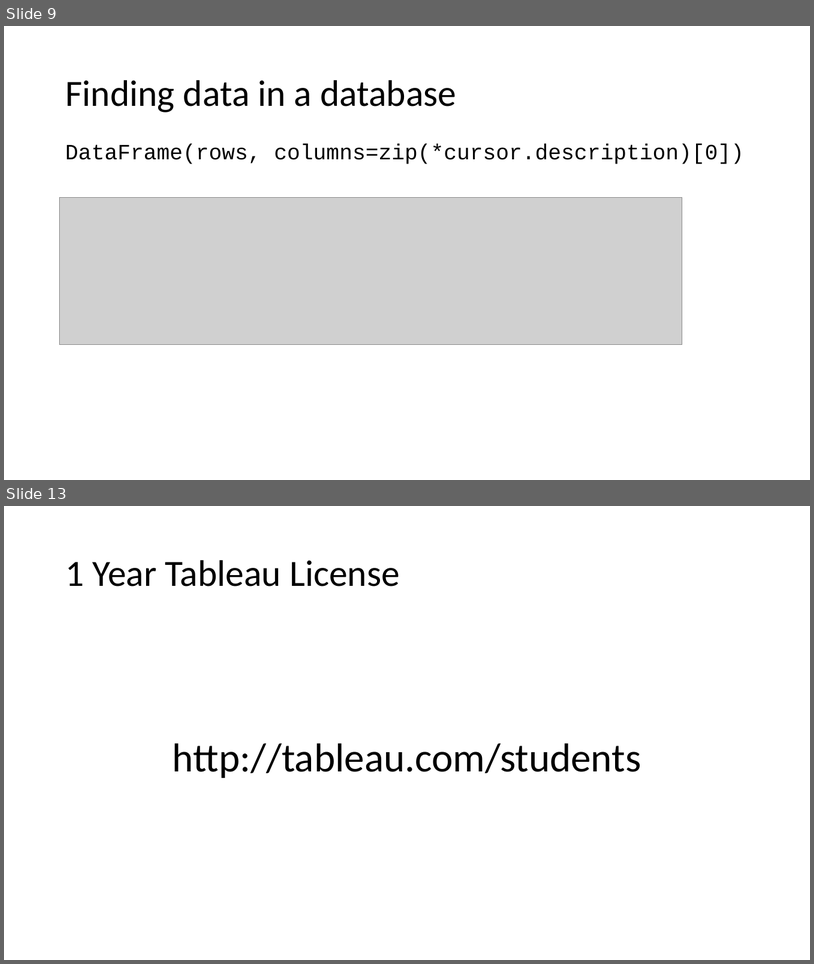
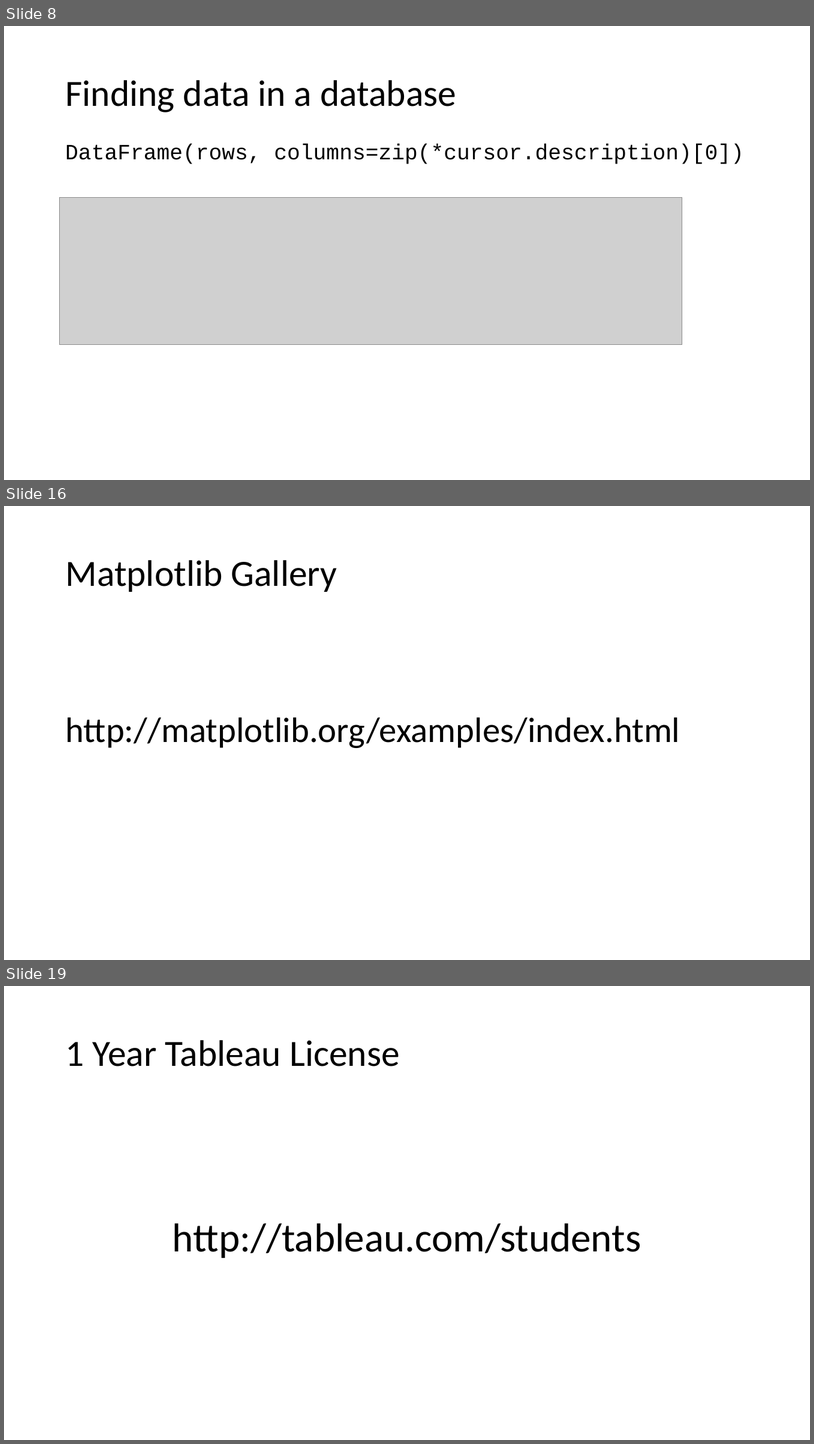
Before and after one commit to philmui/datascience, a slide deck: lecture04.visualization/lecture04.db.viz.pptx. Shown one above the other, each under a label of ours: slides 9 and 13 before the commit, slides 8, 16 and 19 after it; the slides between them are not shown. The pictures are 814x964 and 814x1444 pixels, drawn with LibreOffice and Linux fonts; fonts in the diff are those of the drawing; grey boxes stand for pictures. Boxes give left, top, right and bottom in pixels: in the first picture for what was removed or moved away, otherwise in the second. Text is boxed around its words. In the diff, an @@ line names an element or a change of style, - is before the commit and + after.

```diff
--- a/lecture04.visualization/lecture04.db.viz.pptx
+++ b/lecture04.visualization/lecture04.db.viz.pptx
@@ slide 16 added at <box>4,506,810,960</box>, background #FFFFFF @@
@@ title added at <box>65,560,338,592</box>, 44 pt, text #000000 @@
+Matplotlib Gallery
@@ text added at <box>65,717,680,748</box>, 42 pt, text #000000 @@
+http://matplotlib.org/examples/index.html
@@ what was slide 9 is now slide 8 @@
@@ what was slide 13 is now slide 19 @@
```
Also in this commit, not shown: 3 slides changed, 6 other slides added, 1 slide removed, 1 other file.
